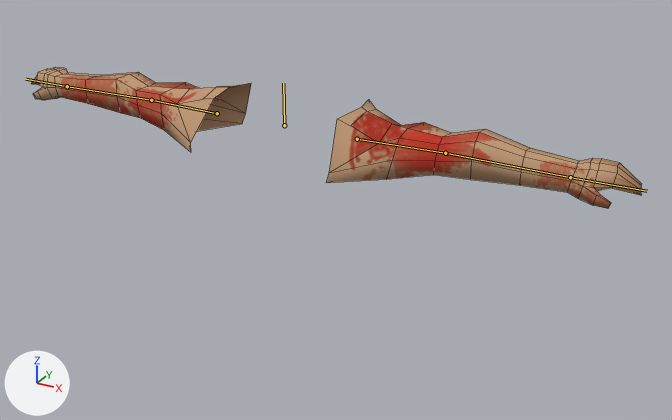
What one commit did to the Blender file Assets/Axtras/Models/Player/Arms/Player Arms Punch.blend.
Rendered twice from a camera (50 mm lens) standing at (10.7, -16.89, 20.73) and looking at (1.67, -0.49, 12.52). Arrows for +X, +Y and +Z are at lower left; the lights stay in place. The bones that bend it are drawn over the model as lines. Mesh edges are drawn as thin lines.

Names of what the first picture shows: 'Player Human Male'.
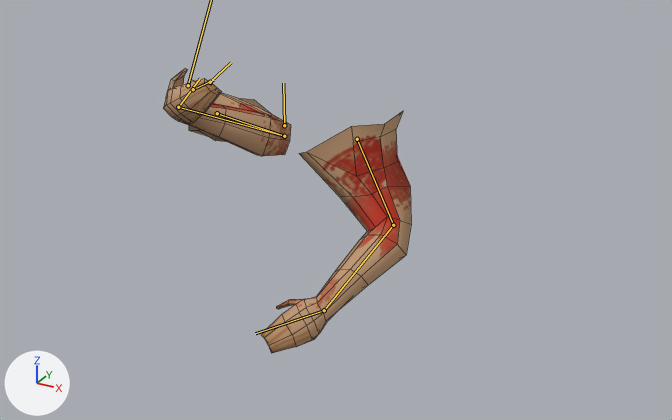
The newer file adds an action. The first version stands in its rest pose; the second is drawn at frame 1 of the action 'Consuming'.

Scene script edits in JSON lines:
```json
{"block": "bone_ik_pose_l", "where": "bone_ik_pose_l = bpy.data.objects['Player Arms FPS'].pose.bones['IK.Pose.L']"}
{"op": "set", "path": "bone_ik_pose_l.location", "old": "(0.0, 0.0, 0.0)", "new": "(0.9, 0.0, -0.95)"}
{"block": "bone_ik_pose_r", "where": "bone_ik_pose_r = bpy.data.objects['Player Arms FPS'].pose.bones['IK.Pose.R']"}
{"op": "set", "path": "bone_ik_pose_r.location", "old": "(0.0, 0.0, 0.0)", "new": "(-0.73, 0.0, -3.77)"}
{"block": "bone_ik_target_l", "where": "bone_ik_target_l = bpy.data.objects['Player Arms FPS'].pose.bones['IK.Target.L']"}
{"op": "set", "path": "bone_ik_target_l.location", "old": "(0.0, 0.0, 0.0)", "new": "(2.71, -4.0, 2.73)"}
{"op": "set", "path": "bone_ik_target_l.rotation_quaternion", "old": "(1.0, 0.0, 0.0, 0.0)", "new": "(0.032, 0.295, 0.407, 0.864)", "note": "degrees (0, 0, 0) -> degrees (56, -29, 160)"}
{"block": "bone_ik_target_r", "where": "bone_ik_target_r = bpy.data.objects['Player Arms FPS'].pose.bones['IK.Target.R']"}
{"op": "set", "path": "bone_ik_target_r.location", "old": "(0.0, 0.0, 0.0)", "new": "(0.93, -5.47, 2.37)"}
{"op": "set", "path": "bone_ik_target_r.rotation_quaternion", "old": "(1.0, 0.0, 0.0, 0.0)", "new": "(0.025, 0.813, 0.385, 0.436)", "note": "degrees (0, 0, 0) -> degrees (149, -44, 64)"}
```

Pixel boxes (x1, y1, x2, y2) of what changed, in the pictures (672 x 420 px):
```json
{"object": "Player Human Male", "change": "posed", "before": [31, 67, 642, 209], "after": [163, 68, 411, 353], "on screen": "59% narrower, 100% taller"}
```
